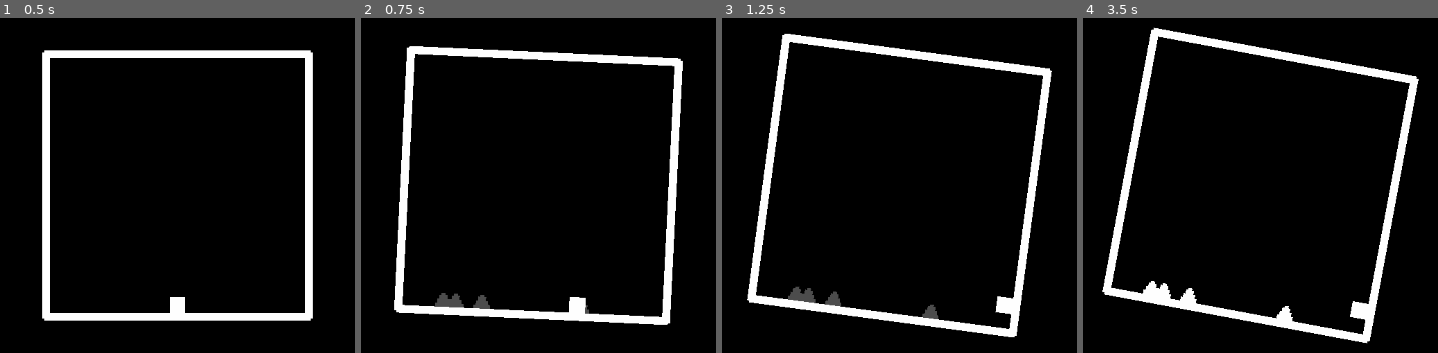
Above: before the commit, frames 1-4 (left to right).
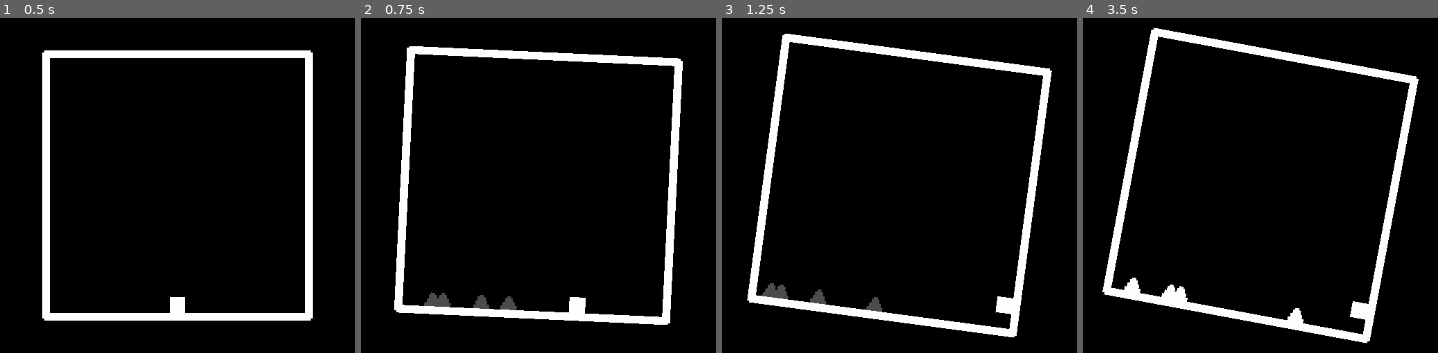
Above: after the commit, the same moments.

Repository: dairycultist/spikebox
Game: Godot game, scene res://world.tscn
The game is run twice, just before and just after one commit, with the same random seed, the same clock (stepped at 60 frames per second) and the same inputs.
Inputs:
- Up to frame 1 (0.5 s): no input
- Up to frame 2 (0.75 s): hold D (move_right) from 0.53 s (still down)
- Up to frame 3 (1.25 s): keep holding D (move_right); tap Space (jump) at 0.77 s
- Up to frame 4 (3.5 s): release D (move_right) at 1.28 s; hold A (move_left) 1.28-2.03 s; tap Space (jump) at 1.52, 3.02 s; hold D (move_right) from 2.03 s (still down)

Frame 1 is identical in both runs. In frame 2, 0.4% of the frame differs, in the area x 17-65%, y 81-89%; in frame 3, 1.0%, in the area x 11-61%, y 79-90%; in frame 4, 0.9%.

Commit message:
Conveyor and mirror

Diff:
--- a/modifier.gd
+++ b/modifier.gd
@@ -2,7 +2,7 @@
 
 var mirror := false # spike shadows appear on the roof instead of the floor, but spikes still come from the floor
 var ate_their_veggies := false # spikes are extra tall
-var conveyor := false # spike shadows slowly drift
+var conveyor := true # spike shadows slowly drift
 var fatass := false # no jumping
 var good_memory := false # spike shadows slowly fade away
 var waltz := false # spikes only take 3 ticks to appear
--- a/spike_spawner.gd
+++ b/spike_spawner.gd
@@ -5,32 +5,59 @@
 func _ready() -> void:
 	Pulse.pulse.connect(on_pulse)
 
+func _process(delta: float) -> void:
+
+	if Modifier.conveyor:
+
+		for spike in get_children():
+
+			spike.position.x += 15.0 * delta * spike.get_meta("direction", 1)
+
+			if abs(spike.position.x) >= 60:
+				spike.set_meta("direction", -spike.get_meta("direction", 1))
+
 func on_pulse(i):
 
 	if i == -1:
 
 		for spike in get_children():
+
 			remove_child(spike)
 			spike.queue_free()
 
 	if i == 0:
 
+		if Modifier.mirror:
+
+			position.y = 60
+			scale.y = 1
+
 		modulate = Color(1.0, 1.0, 1.0)
 
 		for spike in get_children():
+
 			spike.get_node("Collider").disabled = false
 
 	elif i == 1:
+
+		if Modifier.mirror:
+			position.y = -60
+			scale.y = -1
 
 		modulate = Color(0.3, 0.3, 0.3)
 
 		# delete previous spikes
 		for spike in get_children():
+
 			remove_child(spike)
 			spike.queue_free()
 
 		# spawn new spikes
 		for n in range(0, 4):
+
 			var spike = SPIKE.instantiate()
 			add_child(spike)
 			spike.position.x = RandomNumberGenerator.new().randi_range(-60, 60)
+
+			if Modifier.conveyor:
+				spike.set_meta("direction", RandomNumberGenerator.new().randi_range(0, 1) * 2 - 1)
